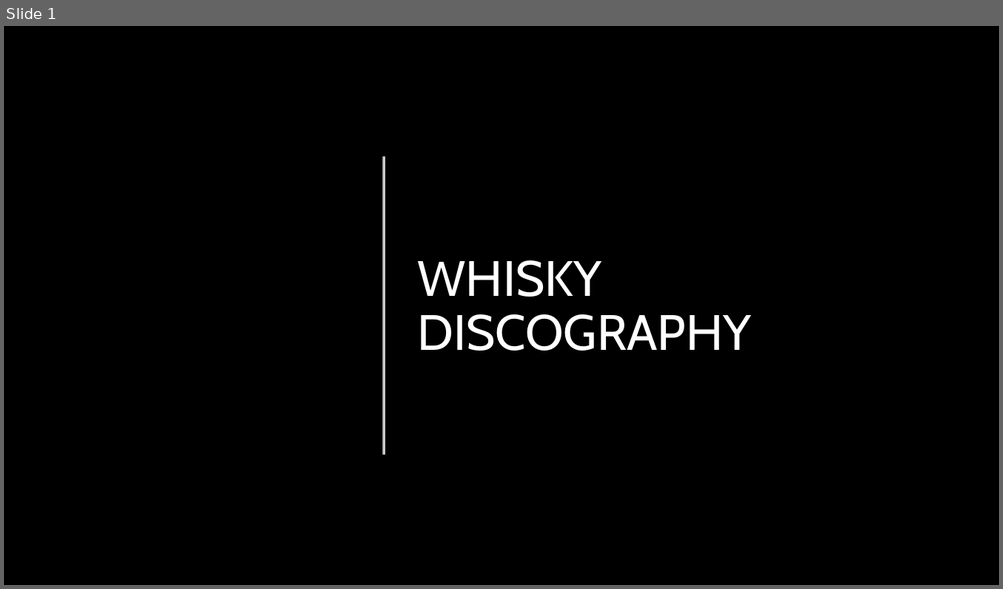
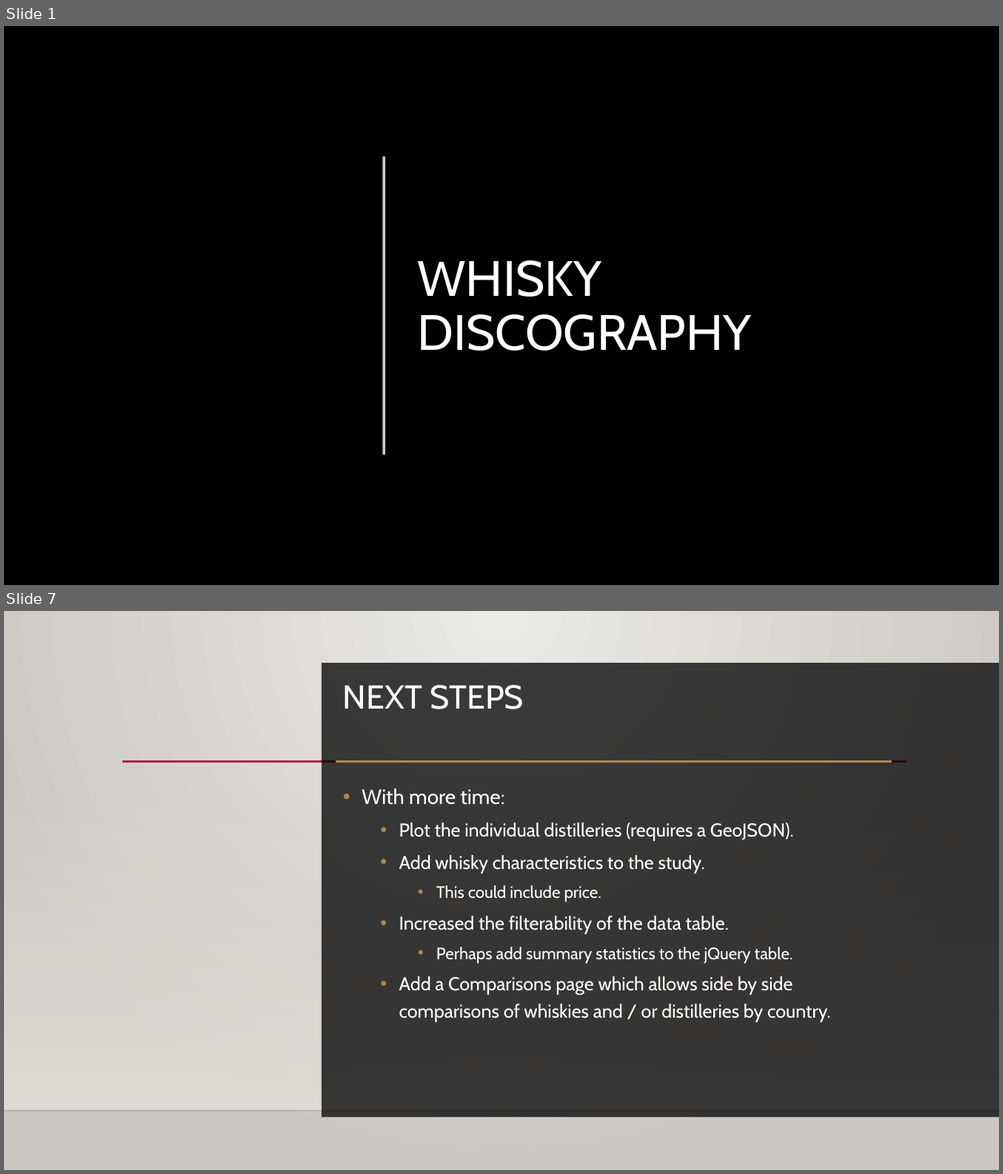
Before and after one commit to EpicTomatoSauce/DataAnalytics_Project2, a slide deck: Presentation.pptx. Shown one above the other, each under a label of ours: slide 1 before the commit, slides 1 and 7 after it; the slides between them are not shown. The pictures are 1003x589 and 1003x1174 pixels, drawn with LibreOffice and Linux fonts; fonts in the diff are those of the drawing; background and template pictures are left out. Boxes give left, top, right and bottom in pixels: in the first picture for what was removed or moved away, otherwise in the second. Text is boxed around its words. In the diff, an @@ line names an element or a change of style, - is before the commit and + after.

```diff
--- a/Presentation.pptx
+++ b/Presentation.pptx
@@ slide 7 added at bbox=[4, 611, 999, 1170], background picture (left out); not listed: 1 template element that a slide beside it also shows @@
@@ rectangle added at bbox=[322, 664, 999, 1118], fill #000001 at 75% opacity @@
@@ title added at bbox=[343, 685, 523, 709], 32 pt, text #FFFFFE @@
+NEXT STEPS
@@ line added from (122, 762) to (907, 762), #B71E42 2.5 pt @@
@@ line added from (336, 762) to (892, 762), #AE874D 2.5 pt @@
@@ rectangle added at bbox=[4, 776, 999, 1111], fill gradient #DFDBD5 @@
@@ text added at bbox=[361, 789, 831, 1022], 18 pt, text #FFFFFE @@
+• With more time:
+  • Plot the individual distilleries (requires a GeoJSON).
+  • Add whisky characteristics to the study.
+    • This could include price.
+  • Increased the filterability of the data table.
+    • Perhaps add summary statistics to the jQuery table.
+  • Add a Comparisons page which allows side by side comparisons of whiskies and / or distilleries by country.
```
Also in this commit, not shown: 3 slides changed, 2 other slides added, 1 slide removed, 4 other files.
